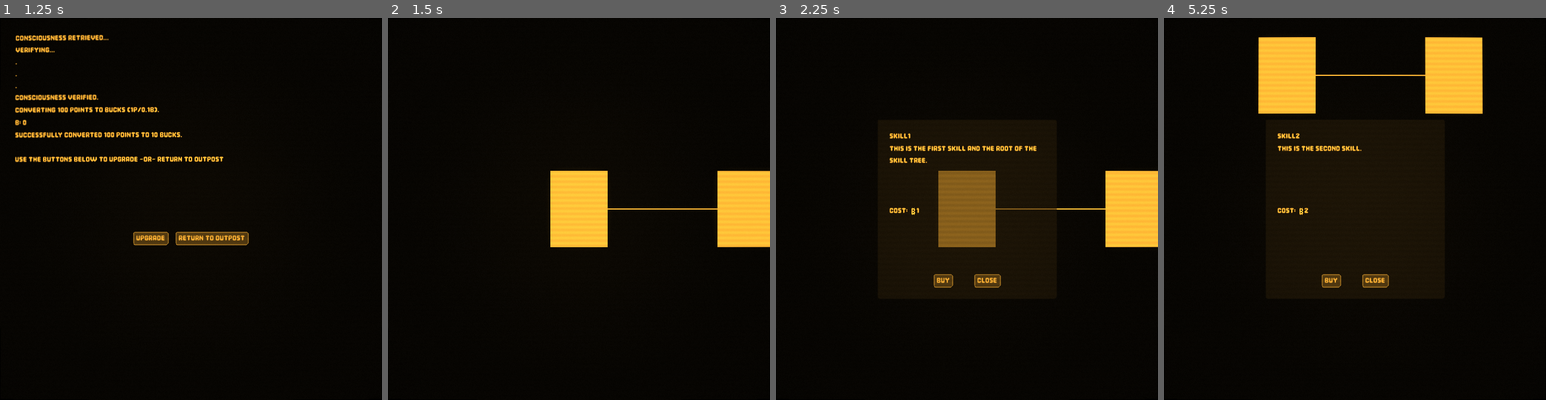
Above: before the commit, frames 1-4 (left to right).
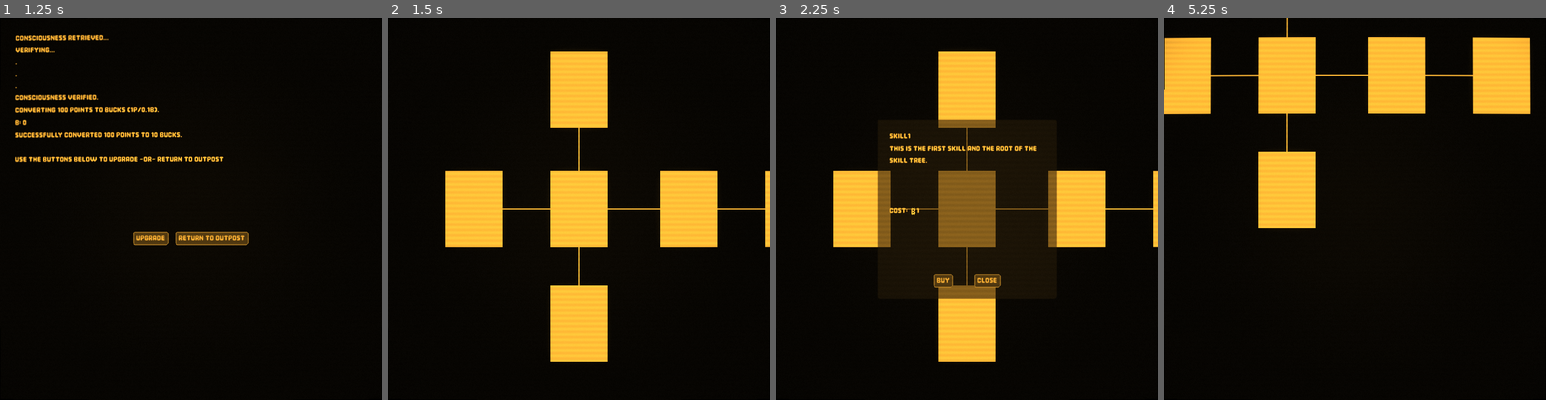
Above: after the commit, the same moments.

Repository: skain/incremental-outpost
Game: Godot game, scene res://scenes/main/main.tscn
Same seed, same stepped clock (60 frames per second), same inputs: the game is played once before the commit and once after it.
Inputs (mouse positions are in pixels of both pictures, inside the frame that each line leads up to):
- Up to frame 1 (1.25 s): tap Enter (start_game) at 0.5 s; move the mouse to (275, 189) at 0.52 s; hold Right (fire_right) from 0.53 s (still down); hold Enter (start_game) from 0.53 s (still down); click (275, 189) at 0.67 s
- Up to frame 2 (1.5 s): release Right (fire_right) at 1.25 s; release Enter (start_game) at 1.25 s; click "Upgrade" at 1.25 s
- Up to frame 3 (2.25 s): tap Enter (start_game) at 2 s; drag from (967, 209) to (1135, 209) at 2.02 s
- Up to frame 4 (5.25 s): click "Buy" at 2.75 s; tap Enter (start_game) at 3.5, 5 s; move the mouse to (1393, 124) at 3.52 s; hold Right (fire_right) 3.53-4.25 s; hold Enter (start_game) 3.53-4.25 s; drag from (1335, 285) to (1240, 151) at 4.27 s; drag from (1511, 75) to (1343, 75) at 5.02 s

Frame 1 is identical in both runs. In frame 2, 15% of the frame differs, in the area x 15-99%, y 8-90%; in frame 3, 14%; in frame 4, 14%.

Commit message:
more test nodes

Diff:
--- a/scenes/crt/crt_panel/crt_panel.tscn
+++ b/scenes/crt/crt_panel/crt_panel.tscn
@@ -20,8 +20,8 @@
 
 [sub_resource type="Resource" id="Resource_m35fp"]
 script = ExtResource("8_fbx44")
-skill_name = "Skill2"
-skill_desc = "This is the second skill."
+skill_name = "Skill5"
+skill_desc = "This is the fifth skill."
 skill_cost = 2
 metadata/_custom_type_script = "uid://ds1j4u8mamvw1"
 
@@ -147,7 +147,23 @@
 skill_node_resource = SubResource("Resource_mry14")
 
 [node name="SkillTreeNode2" parent="SkillTreeNodes/SkillTreeNode" unique_id=980992063 instance=ExtResource("3_0k2sf")]
-position = Vector2(280, 0)
+position = Vector2(184, 0)
+skill_node_resource = SubResource("Resource_m35fp")
+
+[node name="SkillTreeNode6" parent="SkillTreeNodes/SkillTreeNode/SkillTreeNode2" unique_id=652644876 instance=ExtResource("3_0k2sf")]
+position = Vector2(176, 0)
+skill_node_resource = SubResource("Resource_m35fp")
+
+[node name="SkillTreeNode3" parent="SkillTreeNodes/SkillTreeNode" unique_id=313193352 instance=ExtResource("3_0k2sf")]
+position = Vector2(0, -200)
+skill_node_resource = SubResource("Resource_m35fp")
+
+[node name="SkillTreeNode4" parent="SkillTreeNodes/SkillTreeNode" unique_id=456626741 instance=ExtResource("3_0k2sf")]
+position = Vector2(0, 192)
+skill_node_resource = SubResource("Resource_m35fp")
+
+[node name="SkillTreeNode5" parent="SkillTreeNodes/SkillTreeNode" unique_id=556358856 instance=ExtResource("3_0k2sf")]
+position = Vector2(-176, 0)
 skill_node_resource = SubResource("Resource_m35fp")
 
 [node name="SkillTreeUI" type="CanvasLayer" parent="SkillTreeNodes" unique_id=1930219746]
Not shown, changed: assets/Shield.png.import
